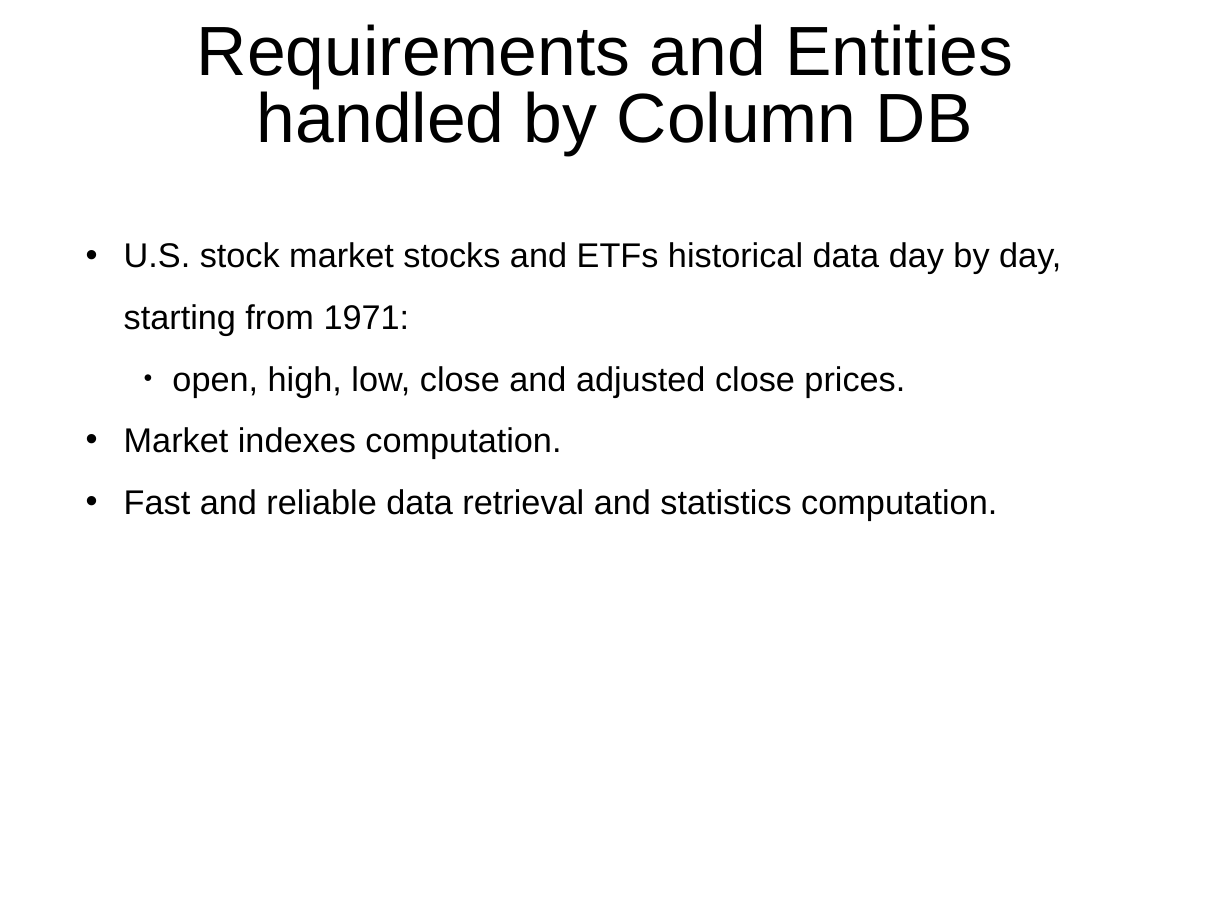
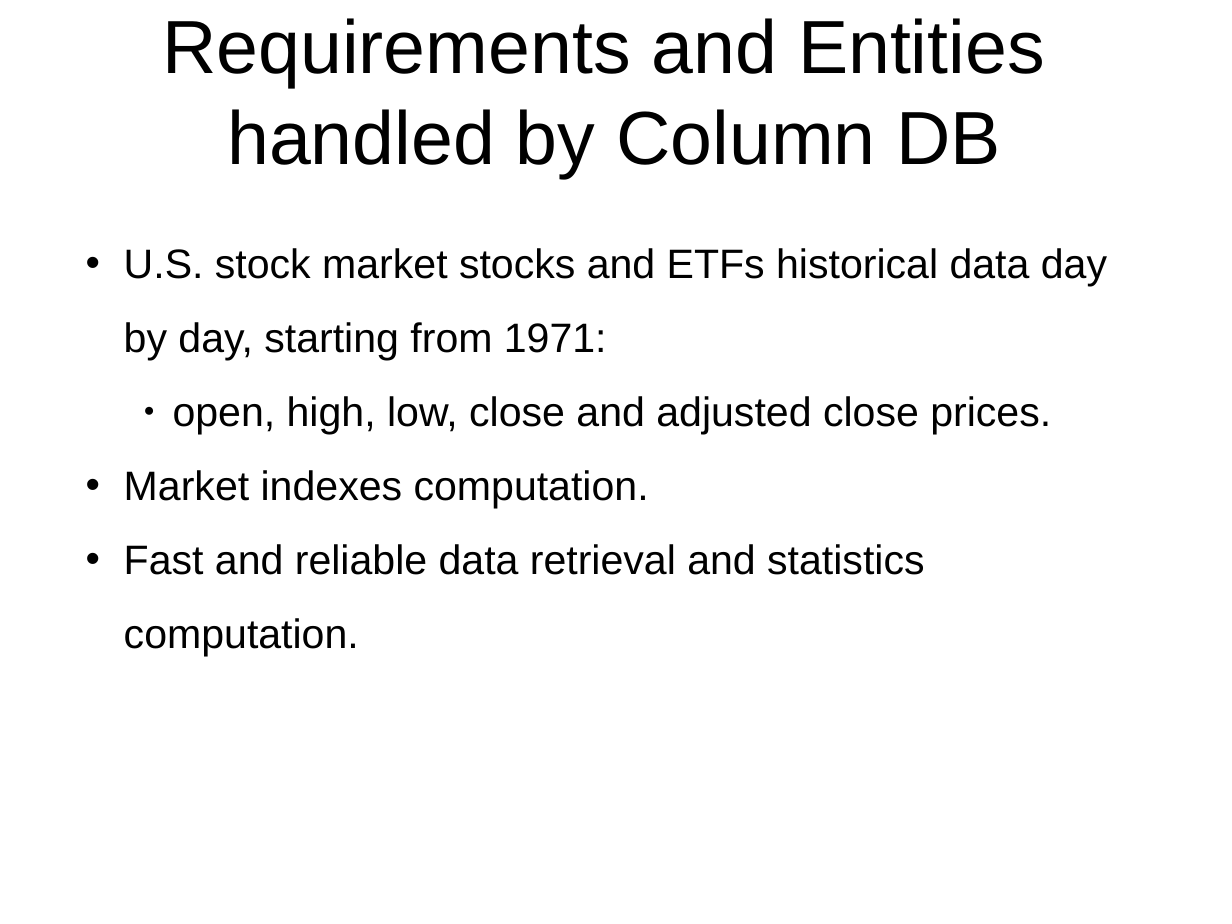
Before and after one commit to rambodrahmani/stocksim, a slide deck: slide 7 of documentation/stocksim_preliminary_presentation.pptx. Drawn at 1232x924 pixels with LibreOffice and Linux fonts; fonts in the diff are those of the drawing; background and template pictures are left out. Boxes give left, top, right and bottom in pixels: in the first picture for what was removed or moved away, otherwise in the second. Text is boxed around its words. In the diff, an @@ line names an element or a change of style, - is before the commit and + after.

```diff
--- a/documentation/stocksim_preliminary_presentation.pptx
+++ b/documentation/stocksim_preliminary_presentation.pptx
@@ text "Requirements and Entities handled by ..." at (x1=162, y1=18, x2=1045, y2=178): size 40.7 to 44 pt; line spacing 0.8 to 1 @@
@@ text "U.S. stock market stocks and ..." at (x1=124, y1=248, x2=1107, y2=656): size 20 to 24 pt @@
```
Also in this commit, not shown: 4 other slides changed, 1 other file.
